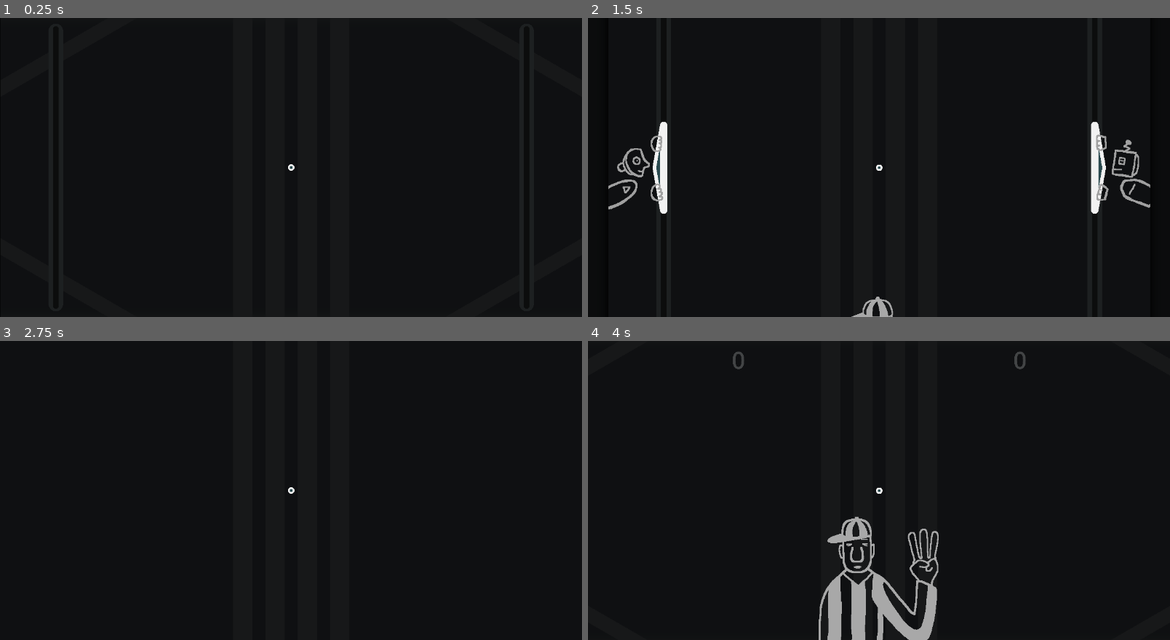
Above: before the commit, frames 1-4 (two rows, left to right).
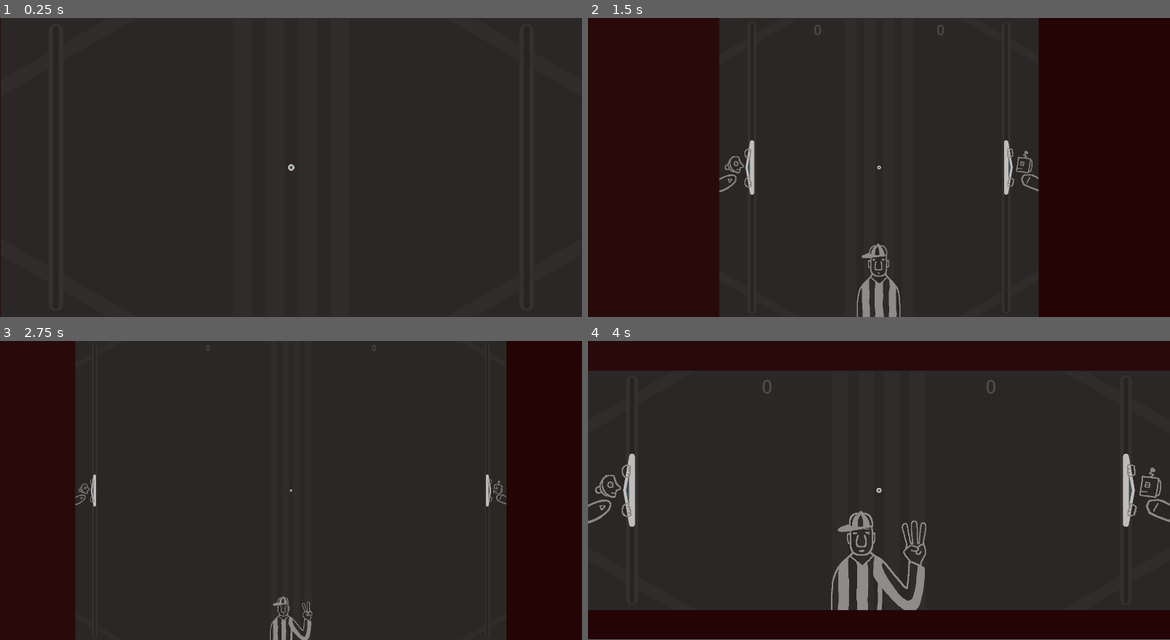
Above: after the commit, the same moments.

Repository: pixerhp/Pixers-Pong
Game: Godot game, scene res://scenes/topscenes/gameplay_topscene.tscn
Same seed, same stepped clock (60 frames per second), same inputs: the game is played once before the commit and once after it.
Inputs (mouse positions are in pixels of both pictures, inside the frame that each line leads up to):
- Up to frame 1 (0.25 s): no input
- Up to frame 2 (1.5 s): move the mouse to (1007, 152) at 0.52 s; hold D (plr1_bump_right) 0.53-1.28 s; tap T (court_resize_test) at 0.6, 1.35 s; click (1007, 152) at 0.67 s; move the mouse to (762, 182) at 1.27 s; hold S (plr1_down) from 1.28 s (still down)
- Up to frame 3 (2.75 s): move the mouse to (349, 424) at 2.02 s; release S (plr1_down) at 2.03 s; hold D (plr1_bump_right) from 2.03 s (still down); tap Shift (plr1_slow) at 2.1 s; tap T (court_resize_test) at 2.3 s
- Up to frame 4 (4 s): tap Enter at 2.75 s; move the mouse to (849, 550) at 2.77 s; release D (plr1_bump_right) at 2.78 s; hold W (plr1_up) 2.78-3.53 s; tap Keypad 0 (plr2_slow) at 2.85 s; click (849, 550) at 2.92 s; tap T (court_resize_test) at 3.05, 3.6 s; move the mouse to (1053, 535) at 3.52 s; hold A (plr1_bump_left) from 3.53 s (still down)
In frame 4 the window is 800x411 before the commit and 800x410 after it. Grey fills any space a smaller window leaves; there, only what the larger window draws over its background counts as a difference.

The runs differ from the first frame. In frame 1, 80% of the frame differs, in the area x 0-100%, y 0-100%; in frame 2, 69%; in frame 3, 74%; in frame 4, 79%.

Commit message:
Finally fix court resizing

Diff:
--- a/project.godot
+++ b/project.godot
@@ -23,7 +23,6 @@
 [display]
 
 window/size/viewport_width=1260
-window/size/mode=1
 window/stretch/mode="viewport"
 window/stretch/aspect="expand"
 
--- a/scenes/topscenes/gameplay_topscene.tscn
+++ b/scenes/topscenes/gameplay_topscene.tscn
@@ -370,6 +370,24 @@
 collide_with_areas = true
 collide_with_bodies = false
 
+[node name="ColorRect" type="ColorRect" parent="CenteringParent/ClippingParent" unique_id=1751128402]
+layout_mode = 1
+anchors_preset = 15
+anchor_right = 1.0
+anchor_bottom = 1.0
+grow_horizontal = 2
+grow_vertical = 2
+color = Color(0, 0, 1, 0.13725491)
+
+[node name="ColorRect" type="ColorRect" parent="CenteringParent" unique_id=1754582395]
+layout_mode = 1
+anchors_preset = 15
+anchor_right = 1.0
+anchor_bottom = 1.0
+grow_horizontal = 2
+grow_vertical = 2
+color = Color(0, 1, 0, 0.1254902)
+
 [node name="PauseMenuContainer" type="Control" parent="." unique_id=201271272]
 unique_name_in_owner = true
 visible = false
@@ -450,5 +468,14 @@
 [node name="Spacer2" type="Control" parent="PauseMenuContainer/BackPanel/VBoxContainer" unique_id=631958866]
 layout_mode = 2
 
+[node name="ColorRect" type="ColorRect" parent="." unique_id=1422858362]
+layout_mode = 1
+anchors_preset = 15
+anchor_right = 1.0
+anchor_bottom = 1.0
+grow_horizontal = 2
+grow_vertical = 2
+color = Color(1, 0, 0, 0.1254902)
+
 [connection signal="pressed" from="PauseMenuContainer/BackPanel/VBoxContainer/ResumeButton" to="." method="_on_resume_button_pressed"]
 [connection signal="pressed" from="PauseMenuContainer/BackPanel/VBoxContainer/QuitToDeskButton" to="." method="_on_quit_to_desk_button_pressed"]
--- a/scripts/gameplay_script.gd
+++ b/scripts/gameplay_script.gd
@@ -1,9 +1,7 @@
 extends Node
 
 func _ready():
-	DisplayServer.window_set_mode(DisplayServer.WINDOW_MODE_MINIMIZED)
 	reset_all_gameobjects()
-	DisplayServer.window_set_mode(DisplayServer.WINDOW_MODE_WINDOWED)
 	update_scores_text()
 	reset_ai_inputs(false)
 	reset_ai_inputs(true)
@@ -14,8 +12,6 @@
 	if Input.is_action_just_pressed("court_resize_test"):
 		Globals.GAME_SIZE = Vector2(randi_range(500, 3000), randi_range(300, 2000))
 		reset_all_gameobjects()
-		#var node: Control = Control.new()
-		#node.set_anchors_and_offsets_preset()
 
 	checkdo_toggle_pause()
 	if is_game_paused:
@@ -75,6 +71,7 @@
 	PAD_Y_BOTTOMLIMIT = Globals.GAME_SIZE.y - (%LeftPaddle/%FrontBar.mesh.height / 2.0)
 	BALL_Y_TOPLIMIT = %BallShapeCast.shape.radius
 	BALL_Y_BOTTOMLIMIT = Globals.GAME_SIZE.y - %BallShapeCast.shape.radius
+	reset_framing()
 	reset_court_decorations()
 	update_scores_text()
 	reset_scores_visuals()
@@ -82,15 +79,17 @@
 	reset_ball()
 	reset_referee()
 
+func reset_framing():
+	get_window().set_content_scale_size(Globals.GAME_SIZE)
+	%CenteringParent.set_size(Globals.GAME_SIZE)
+	%CenteringParent.set_position(
+		(get_viewport().get_visible_rect().size / 2.0) - (Globals.GAME_SIZE / 2.0))
+	%OuterVignettePanel.set_size(Globals.GAME_SIZE + Vector2(50.0, 50.0))
+	%OuterVignettePanel.set_position(
+		(get_viewport().get_visible_rect().size / 2.0) - (%OuterVignettePanel.size / 2.0))
+	%ClippingParent.set_size(Globals.GAME_SIZE)
+	%ClippingParent.set_position(Vector2(0,0))
 func reset_court_decorations():
-	%CenteringParent.position = Vector2(0,0)
-	%OuterVignettePanel.position = Vector2(-25.0, -25.0)
-	%OuterVignettePanel.size = Globals.GAME_SIZE + Vector2(50.0, 50.0)
-	%OuterVignettePanel.position = (
-		(get_viewport().get_visible_rect().size / 2.0) - (%OuterVignettePanel.size / 2.0))
-	%ClippingParent.size = Globals.GAME_SIZE
-	%ClippingParent.position = (
-		(get_viewport().get_visible_rect().size / 2.0) - (Globals.GAME_SIZE / 2.0))
 	%BackgroundColorRect.custom_minimum_size = Globals.GAME_SIZE
 	%CornerStripTL.position = Vector2(140, 72)
 	%CornerStripTR.position = Vector2(Globals.GAME_SIZE.x - 140, 72)
